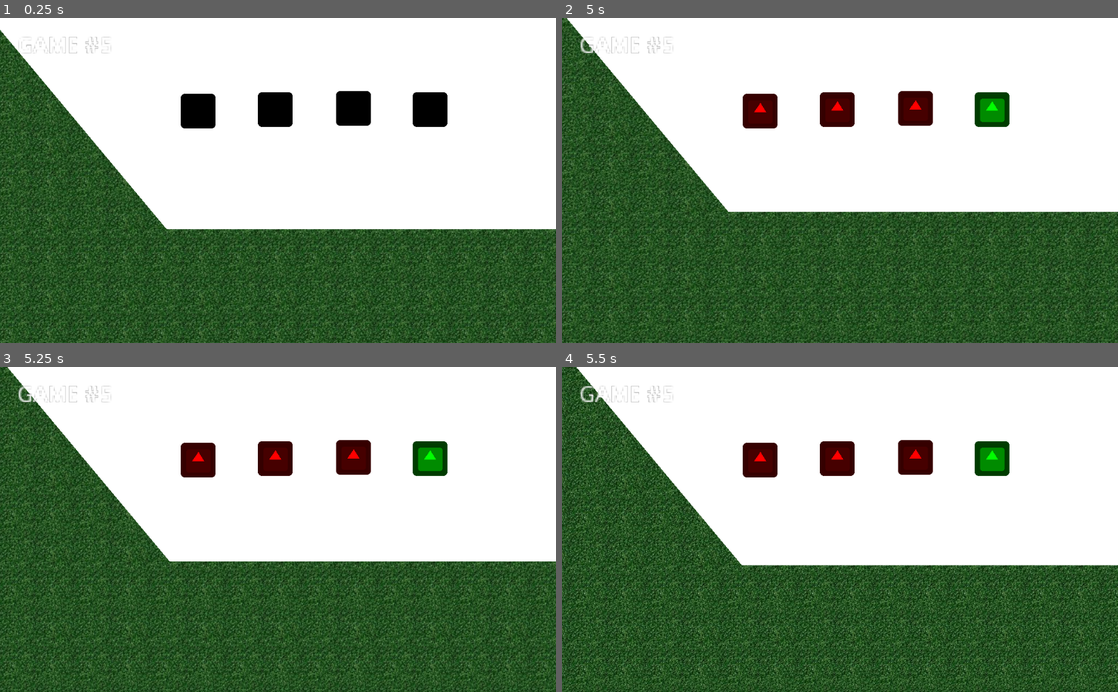
Above: before the commit, frames 1-4 (two rows, left to right).
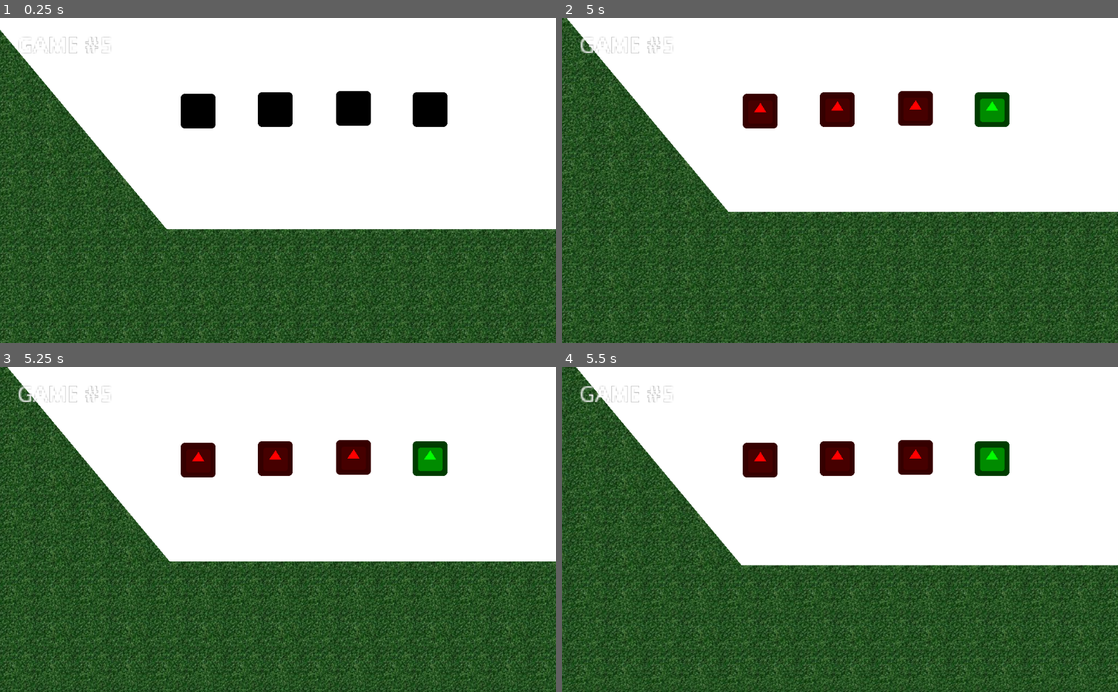
Above: after the commit, the same moments.

Repository: uspgamedev/Blueprint-Blast
Game: Godot game, scene res://test/TestRaceWithAI.tscn
The game is run twice, just before and just after one commit, with the same random seed, the same clock (stepped at 60 frames per second) and the same inputs. This scene is started directly instead of the project's main scene. The engine's default icon, where the game draws it, is replaced by a stand-in: a white triangle on a blue panel in a dark square.
Inputs (mouse positions are in pixels of both pictures, inside the frame that each line leads up to):
- Up to frame 1 (0.25 s): no input
- Up to frame 2 (5 s): move the mouse to (739, 135) at 0.52 s; hold Right (ui_right) 0.53-1.28 s; tap Space (shoot) at 0.6, 1.55, 2.3, 3.05, 3.6, 4.35 s; move the mouse to (728, 196) at 1.27 s; hold A (reverse) 1.28-2.03 s; click (728, 196) at 1.35 s; move the mouse to (895, 109) at 2.02 s; hold Right (ui_right) 2.03-2.78 s; hold S (rotate_clockwise) 2.03-2.78 s; tap Enter at 2.75 s; move the mouse to (812, 245) at 2.77 s; hold D (accelerate) 2.78-3.53 s; tap W (rotate_counter_clockwise) at 2.85 s; tap R (reset) at 3.5, 4.25 s; move the mouse to (1006, 229) at 3.52 s; hold Left (ui_left) from 3.53 s (still down); move the mouse to (673, 131) at 4.27 s
- Up to frame 3 (5.25 s): move the mouse to (305, 529) at 5.02 s; release Left (ui_left) at 5.03 s; press the mouse at (305, 529) at 5.03 s; hold A (reverse) from 5.03 s (still down)
- Up to frame 4 (5.5 s): keep holding A (reverse); tap Space (shoot) at 5.3 s

Frames 1-3 are identical in both runs. In frame 4, 3.8% of the frame differs, in the area x 0-100%, y 0-100%.

Commit message:
Add missile attribute variation (speed and damage)

Diff:
--- a/project/bullets/Bullet.gd
+++ b/project/bullets/Bullet.gd
@@ -1,5 +1,10 @@
 extends RigidBody2D
 class_name Bullet
+
+enum {MIN, MAX}
+
+onready var area = ConvexPolygonArea.get_convex_polygon_area($CollisionPolygon2D.polygon)
+onready var area_ratio = area / MAX_AREA
 
 const VELOCITY := 1000
 const DAMAGE := 20
@@ -7,17 +12,18 @@
 const IMPULSE_FORCE := 200
 const ROTATION_FORCE = 2
 const RADIUS := 400
-
-var shooter
+const VELOCITY_FACTOR := [1.5, 0.2]
+const DAMAGE_FACTOR := [.8, 10]
+const MAX_AREA = 11425
 
 func _ready():
+	printt("area", area)
+	printt("area_ratio", area_ratio)
 	$Lifetime.wait_time = LIFETIME
 	$Lifetime.start()
-	$Lifetime.connect("timeout", self, "obliterate")
-	linear_velocity = Vector2(1, 0).rotated(global_rotation) * VELOCITY
-
-func obliterate():
-	queue_free()
+	$Lifetime.connect("timeout", self, "queue_free")
+	linear_velocity = Vector2(1, 0).rotated(global_rotation) * VELOCITY *\
+		lerp(VELOCITY_FACTOR[MIN], VELOCITY_FACTOR[MAX], area_ratio)
 
 func explode():
 	for car in Global.car_refs:
@@ -28,10 +34,11 @@
 		randomize()
 		car.back_wheel.apply_impulse(Vector2(0, 0), -vector.normalized().rotated(PI/2) * impulse * ROTATION_FORCE)
 		car.front_wheel.apply_impulse(Vector2(0, 0), vector.normalized().rotated(PI/2) * impulse * ROTATION_FORCE)
-		var damage = inverse_lerp(0, IMPULSE_FORCE, impulse) * DAMAGE
+		var damage = inverse_lerp(0, IMPULSE_FORCE, impulse) * DAMAGE *\
+			 lerp(DAMAGE_FACTOR[MIN], DAMAGE_FACTOR[MAX], area_ratio)
 		car.apply_damage(damage)
-	obliterate()
+	queue_free()
 
+# warning-ignore:unused_argument
 func _on_Bullet_body_entered(body):
-	if body != shooter:
-		explode()
+	explode()
